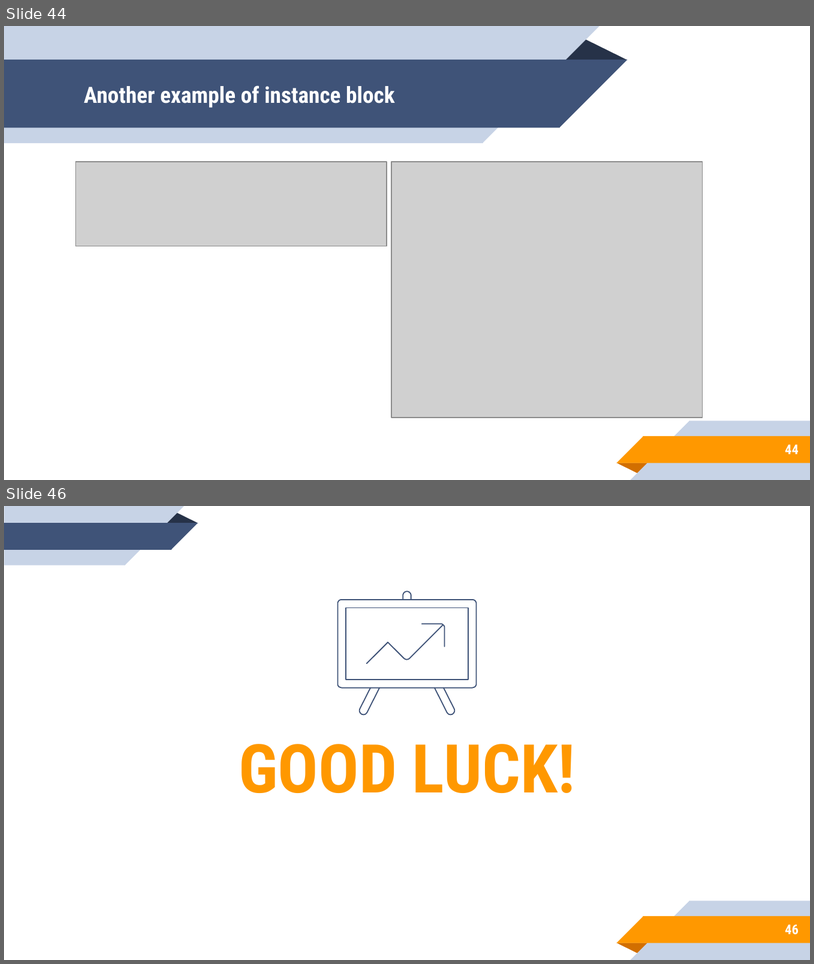
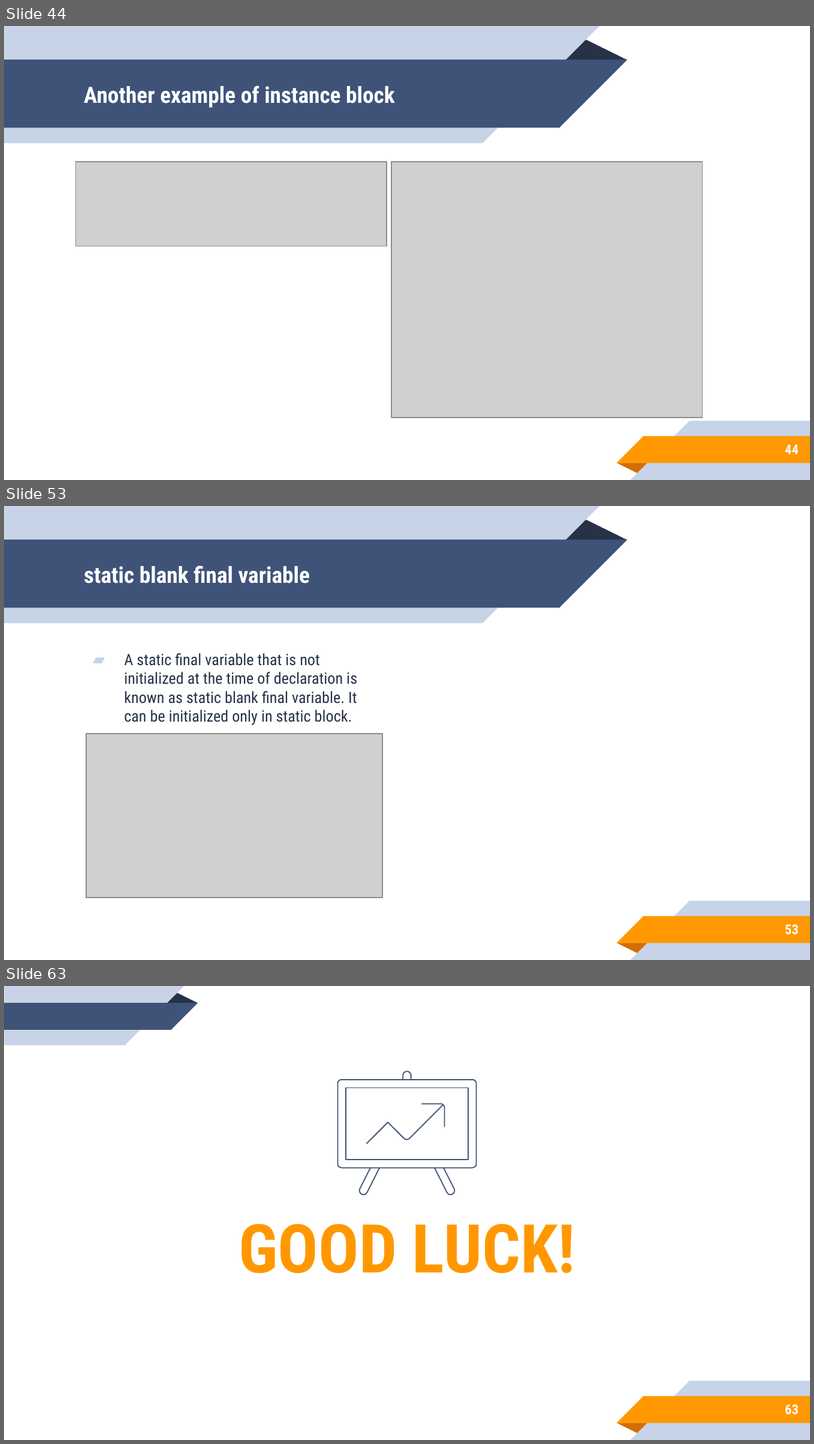
Before and after one commit to aronipurwanto/materi-xa, a slide deck: java/java-logic/Slide-Java-Logic-06.pptx. Shown one above the other, each under a label of ours: slides 44 and 46 before the commit, slides 44, 53 and 63 after it; the slides between them are not shown. The pictures are 814x964 and 814x1444 pixels, drawn with LibreOffice and Linux fonts; fonts in the diff are those of the drawing; grey boxes stand for pictures. Boxes give left, top, right and bottom in pixels: in the first picture for what was removed or moved away, otherwise in the second. Text is boxed around its words. In the diff, an @@ line names an element or a change of style, - is before the commit and + after.

```diff
--- a/java/java-logic/Slide-Java-Logic-06.pptx
+++ b/java/java-logic/Slide-Java-Logic-06.pptx
@@ slide 53 added at box(4, 506, 810, 960), background #FFFFFF; not listed: 10 template elements that a slide beside it also shows @@
@@ title added at box(84, 565, 310, 583), 20 pt, text #FFFFFF, bold @@
+static blank final variable
@@ text added at box(124, 653, 357, 725), 14 pt, text #263248 @@
+▰ A static final variable that is not initialized at the time of declaration is known as static blank final variable. It can be initialized only in static block.
@@ picture added at box(86, 733, 383, 897) @@
@@ page number added at box(785, 924, 799, 934), 12 pt, text #FFFFFF, bold @@
+53
@@ what was slide 46 is now slide 63 @@
@@ page number at box(785, 1404, 799, 1414): text changed @@
-46
+63
```
Also in this commit, not shown: 4 slides changed, 16 other slides added, 24 other files.
